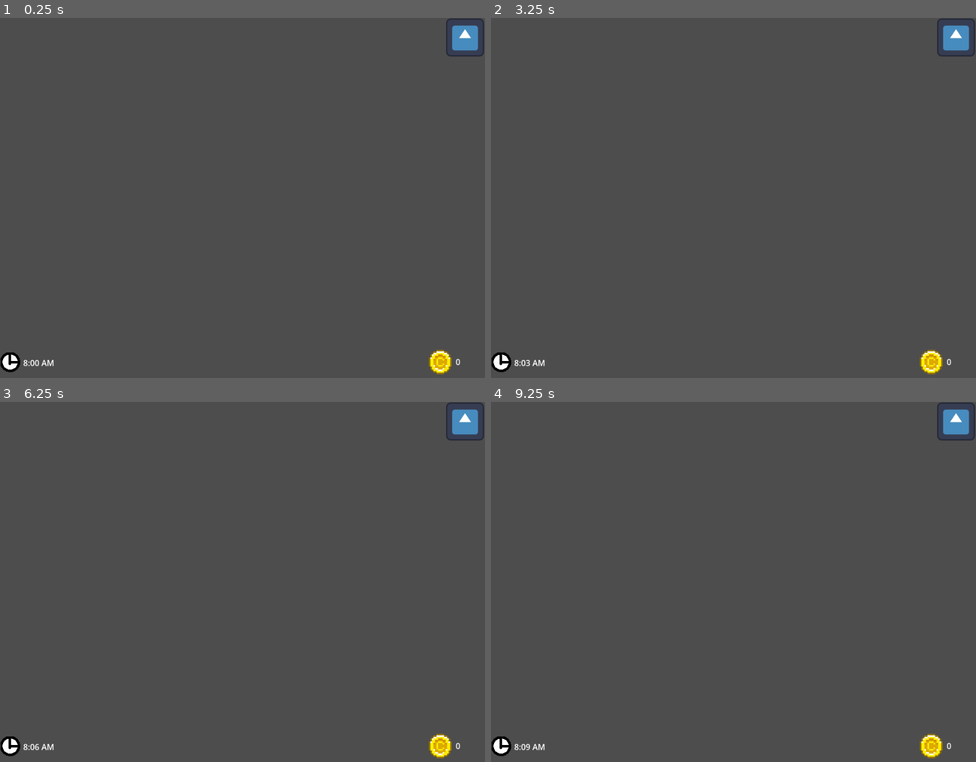
Above: before the commit, frames 1-4 (two rows, left to right).
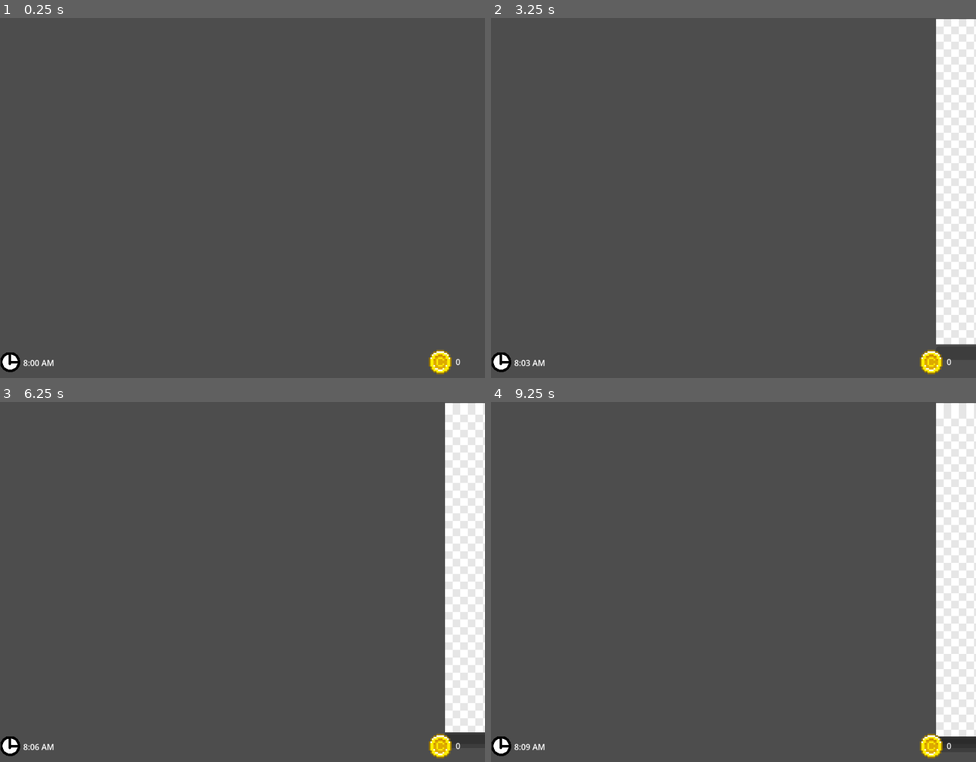
Above: after the commit, the same moments.

Repository: soetgdeznsgk/UN-Gamejam2---Gem-Frenzy
Game: Godot game, scene res://Escenas/MainJuego.tscn
Same seed, same stepped clock (60 frames per second), same inputs: the game is played once before the commit and once after it. The engine's default icon, where the game draws it, is replaced by a stand-in: a white triangle on a blue panel in a dark square.
Inputs:
- Up to frame 1 (0.25 s): no input
- Up to frame 2 (3.25 s): tap Enter at 0.5, 2.75 s; tap Space at 1.25 s
- Up to frame 3 (6.25 s): tap Space at 3.5, 5.75 s; tap Enter at 4.25 s
- Up to frame 4 (9.25 s): no input

The runs differ from the first frame. In frame 1, 0.5% of the frame differs, in the area x 92-100%, y 0-11%; in frame 2, 7.4%; in frame 3, 7.7%; in frame 4, 7.8%, in the area x 91-100%, y 0-97%.

Commit message:
no funciona pero pablo quiere revisarlo hihi

Diff:
--- a/Escenas/MainJuego.tscn
+++ b/Escenas/MainJuego.tscn
@@ -7,3 +7,5 @@
 [node name="CanvasLayer" type="CanvasLayer" parent="."]
 
 [node name="UI" parent="CanvasLayer" instance=ExtResource("1_maslr")]
+
+[editable path="CanvasLayer/UI"]
--- /dev/null
+++ b/Escenas/Ordenes.gd
@@ -0,0 +1,21 @@
+extends VBoxContainer
+
+var ordenUI = preload("res://orden_ui.tscn")
+#var dirSprites = "res://Sprites/temporales_UI"
+
+# Called when the node enters the scene tree for the first time.
+func _ready():
+	OrderManager.new_order.connect(_on_new_order)
+	#for mineral in GlobalRecursos.MineralesSet:
+
+
+# Called every frame. 'delta' is the elapsed time since the previous frame.
+func _process(delta):
+	pass
+
+# Señales
+
+func _on_new_order(orden : Order):
+	var temp = ordenUI.instantiate()
+	temp.setOrden(orden)
+	add_child(temp)
--- a/Escenas/UI.tscn
+++ b/Escenas/UI.tscn
@@ -1,6 +1,6 @@
 [gd_scene load_steps=6 format=3 uid="uid://btm0ei5fs0m10"]
 
-[ext_resource type="Texture2D" uid="uid://dnoayse7gmmac" path="res://icon.svg" id="1_fdrdw"]
+[ext_resource type="Script" path="res://Escenas/Ordenes.gd" id="1_qy5sv"]
 [ext_resource type="Texture2D" uid="uid://b23rlmmuwpk64" path="res://Sprites/UI/reloj.png" id="2_ulj72"]
 [ext_resource type="Script" path="res://Logica/UI/Lb_tiempo.gd" id="3_hwchs"]
 [ext_resource type="Texture2D" uid="uid://dmj3hvwsah4uk" path="res://Sprites/UI/coin_01.png" id="4_h1cjt"]
@@ -21,11 +21,7 @@
 offset_right = 958.0
 offset_bottom = 720.0
 theme_override_constants/separation = 8
-
-[node name="TextureRect" type="TextureRect" parent="Ordenes"]
-layout_mode = 2
-texture = ExtResource("1_fdrdw")
-expand_mode = 5
+script = ExtResource("1_qy5sv")
 
 [node name="VbReloj" type="VBoxContainer" parent="."]
 layout_mode = 0
--- a/Order/Order.gd
+++ b/Order/Order.gd
@@ -43,7 +43,7 @@
 # debug
 
 func _to_string():
-	var str : String
+	var stri : String
 	for e in requirements:
-		str += str(e) # añadir un _to_string en cuanto tengamos los materiales
-	return str
+		stri += str(e) # añadir un _to_string en cuanto tengamos los materiales
+	return stri
--- a/OrderManager/OrderManager.gd
+++ b/OrderManager/OrderManager.gd
@@ -1,21 +1,43 @@
-extends Node2D
+extends Node
 
+signal new_order(orden: Order)
 #var materiales := Array() # array de materiales
 var recetas := Array()
 @onready var currentOrders := Array()
 
+@onready var tmr := Timer.new()
+
+var SpritesMaterialesPaths = {
+	GlobalRecursos.Carbon : "res://Sprites/temporales_UI/carbontemp.png",
+	GlobalRecursos.Diamante : "",
+	GlobalRecursos.Cobre : "",
+	GlobalRecursos.Esmeralda : "",
+	GlobalRecursos.Uranio : "",
+	GlobalRecursos.Platino : "",
+	GlobalRecursos.Plata : "",
+	GlobalRecursos.Oro : ""
+}
+
 # Called when the node enters the scene tree for the first time.
 func _ready():
-	recetas.append([1, 2, 3])
-	recetas.append([4, 5])
+	# conectarse con la cascada del UI
+	#recetas.append([1, 2, 3])
+	#recetas.append([4, 5])
 	recetas.append([9])
+
+	add_child(tmr)
+	tmr.timeout.connect(_on_timer_timeout)
+	tmr.wait_time = 3
+	tmr.one_shot = false
+	tmr.process_callback = Timer.TIMER_PROCESS_PHYSICS
+	tmr.start()
 
 
 # Called every frame. 'delta' is the elapsed time since the previous frame.
 func _process(delta):
 	pass
 
-func _input(event):
+func _input(_event):
 	if Input.is_anything_pressed():
 		if currentOrders.size() > 1:
 			entregarOrden(currentOrders[0])
@@ -37,5 +59,5 @@
 func _on_timer_timeout() -> void: # añadir
 	var tempOrder = Order.new(recetas.pick_random())
 	currentOrders.append(tempOrder)
-
 	print("ordenes actuales: ", currentOrders)
+	new_order.emit(tempOrder)
--- a/OrderManager/order_manager.tscn
+++ b/OrderManager/order_manager.tscn
@@ -4,9 +4,3 @@
 
 [node name="OrderManager" type="Node2D"]
 script = ExtResource("1_vjj06")
-
-[node name="Timer" type="Timer" parent="."]
-wait_time = 3.0
-autostart = true
-
-[connection signal="timeout" from="Timer" to="." method="_on_timer_timeout"]
--- /dev/null
+++ b/orden_ui.gd
@@ -0,0 +1,24 @@
+extends Control
+
+func setOrden(orden : Order) -> void:
+	print("se carga la imagen: ", OrderManager.SpritesMaterialesPaths.get(GlobalRecursos.Carbon))
+	var t1 := TextureRect.new()
+	t1.texture = load(OrderManager.SpritesMaterialesPaths.get(GlobalRecursos.Carbon))
+	if (orden.requirements.size()) == 1:
+		$VBoxContainer/HBoxContainer.add_child(t1)
+		return
+
+	else:
+		var t2 := TextureRect.new()
+		# asignar textura a t2
+		if (orden.requirements.size()) == 2:
+			$VBoxContainer/HBoxContainer.add_child(t1)
+			$VBoxContainer/HBoxContainer.add_child(t2)
+			return
+		else:
+			var t3 := TextureRect.new()
+			# asignar textura a t3
+			$VBoxContainer/HBoxContainer.add_child(t1)
+			$VBoxContainer/HBoxContainer.add_child(t2)
+			$VBoxContainer/HBoxContainer.add_child(t3)
+			return
--- /dev/null
+++ b/orden_ui.tscn
@@ -0,0 +1,25 @@
+[gd_scene load_steps=2 format=3 uid="uid://doudmff7sjsk7"]
+
+[ext_resource type="Script" path="res://orden_ui.gd" id="1_4rpyw"]
+
+[node name="OrdenUI" type="Control"]
+layout_mode = 3
+anchors_preset = 15
+anchor_right = 1.0
+anchor_bottom = 1.0
+grow_horizontal = 2
+grow_vertical = 2
+script = ExtResource("1_4rpyw")
+
+[node name="VBoxContainer" type="VBoxContainer" parent="."]
+layout_mode = 0
+offset_left = -2.0
+offset_top = 1.0
+offset_right = 284.0
+offset_bottom = 157.0
+
+[node name="HBoxContainer" type="HBoxContainer" parent="VBoxContainer"]
+layout_mode = 2
+
+[node name="ProgressBar" type="ProgressBar" parent="VBoxContainer"]
+layout_mode = 2
--- a/project.godot
+++ b/project.godot
@@ -19,6 +19,7 @@
 
 GlobalRecursos="*res://Logica/Globales/GlobalRecursos.gd"
 GlobalTiempo="*res://Logica/Globales/GlobalTiempo.gd"
+OrderManager="*res://OrderManager/OrderManager.gd"
 
 [display]
 
Binary file added: Sprites/temporales_UI/carbontemp.png
Not shown, added: Sprites/temporales_UI/carbontemp.png.import
